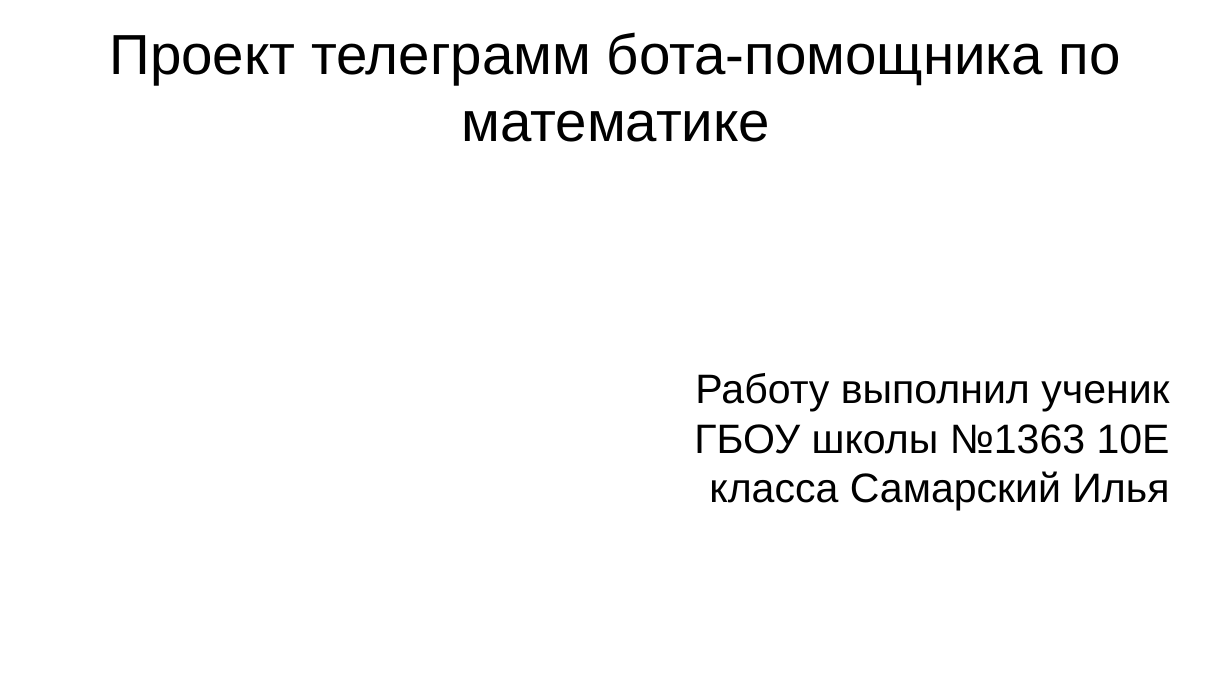
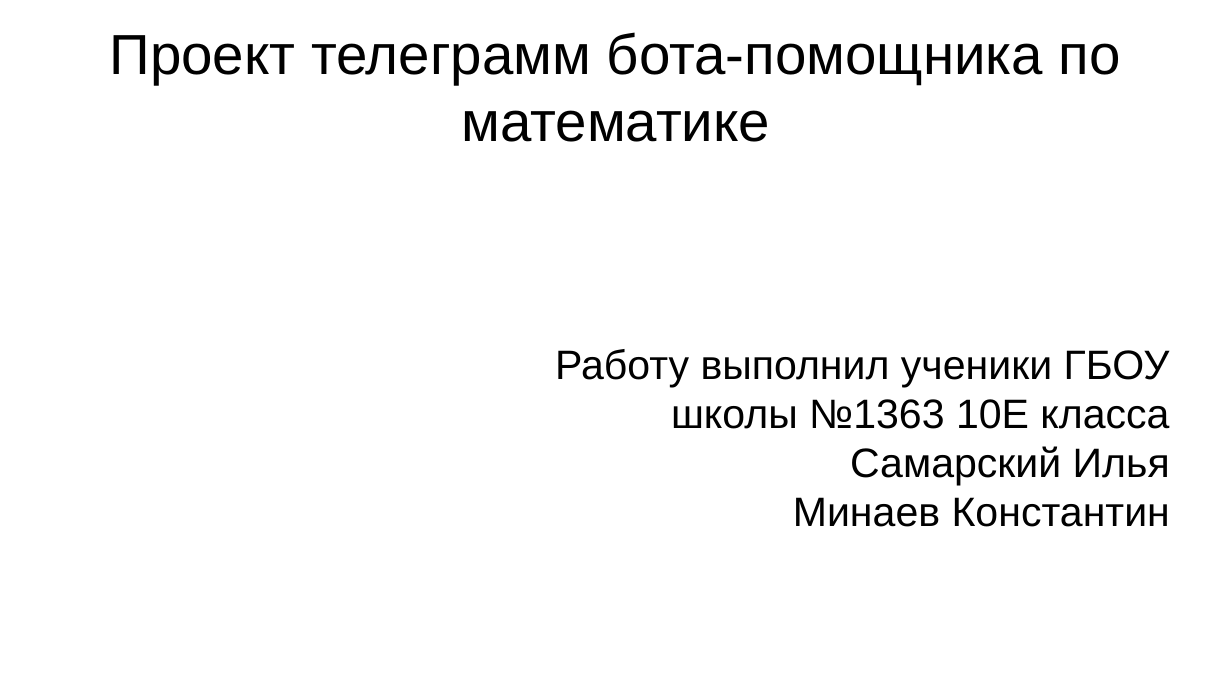
Before and after one commit to ArtemSam86/math-solution-assistant, a slide deck: slide 1 of project_telegram_bot.pptx. Drawn at 1232x693 pixels with LibreOffice and Linux fonts; fonts in the diff are those of the drawing. Boxes give left, top, right and bottom in pixels: in the first picture for what was removed or moved away, otherwise in the second. Text is boxed around its words. In the diff, an @@ line names an element or a change of style, - is before the commit and + after.

```diff
--- a/project_telegram_bot.pptx
+++ b/project_telegram_bot.pptx
@@ text at [555,349,1170,527]: text changed @@
-Работу выполнил ученик ГБОУ школы №1363 10Е класса Самарский Илья
+Работу выполнил ученики ГБОУ школы №1363 10Е класса
+Самарский Илья
+Минаев Константин
```
Also in this commit, not shown: 1 other file.
